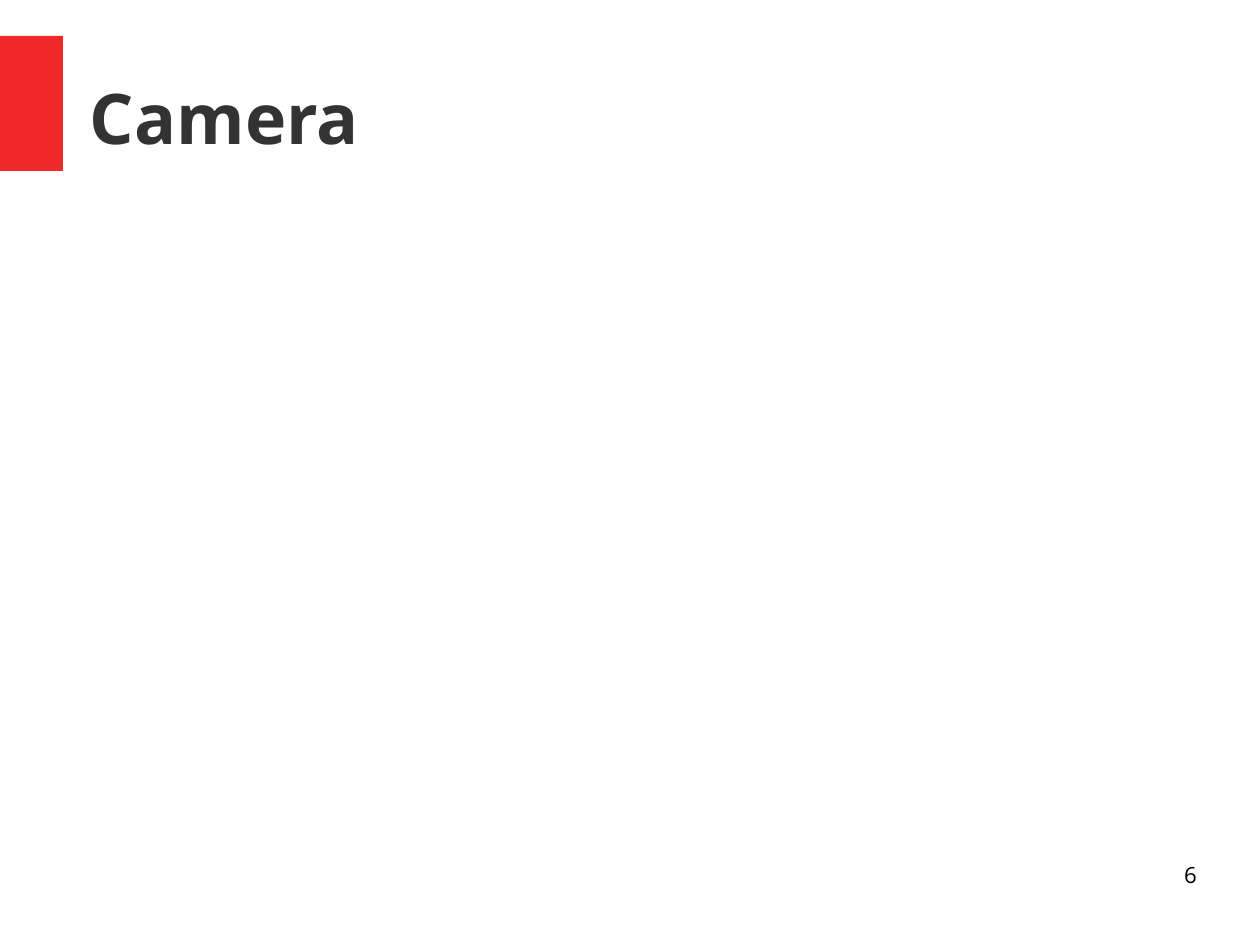
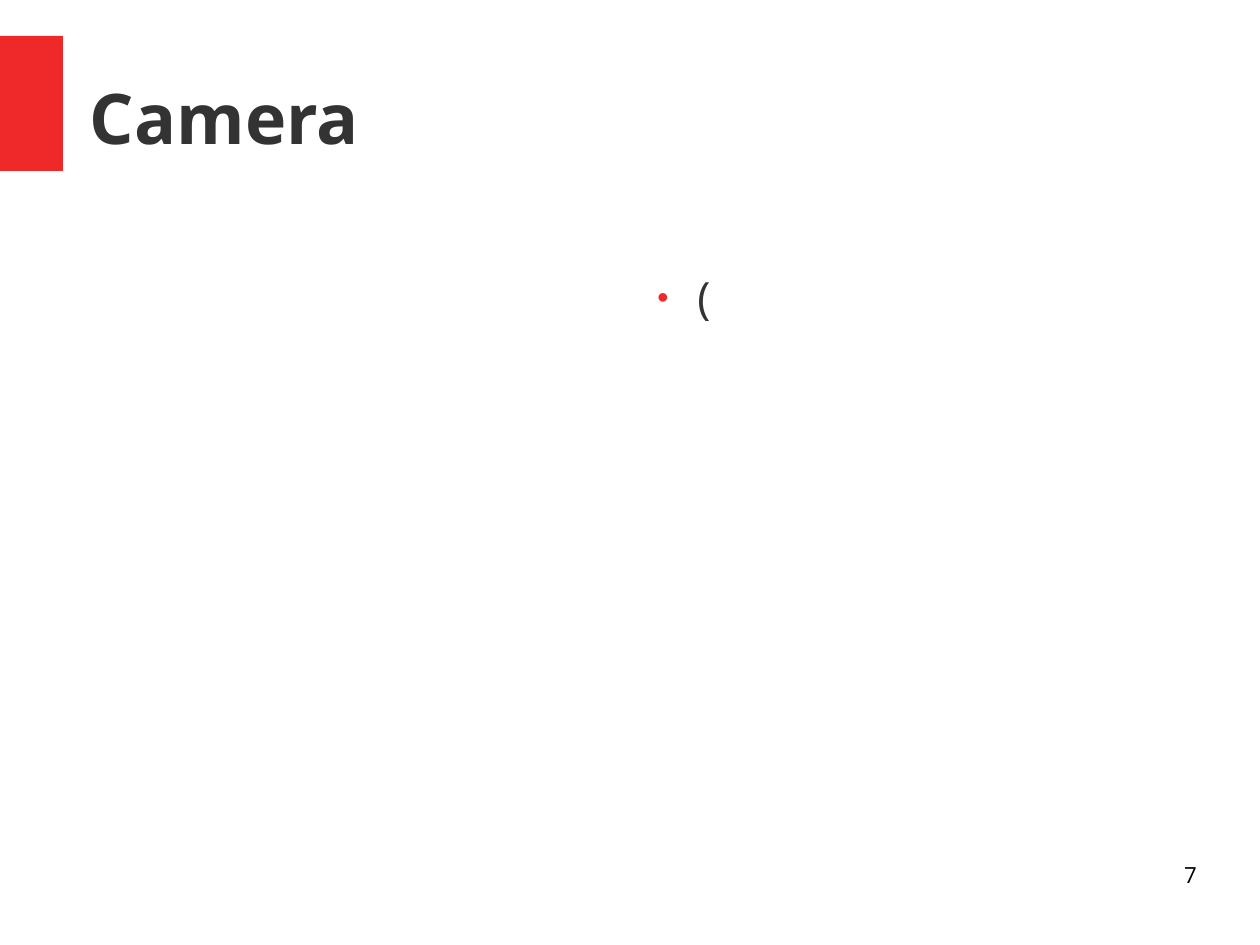
Before and after one commit to Samulus/tetromino, a slide deck: slide 7 of Media/design_document.odp (slide 6 before the commit). Drawn at 1260x945 pixels with LibreOffice and Linux fonts; fonts in the diff are those of the drawing. Boxes give left, top, right and bottom in pixels: in the first picture for what was removed or moved away, otherwise in the second. Text is boxed around its words. In the diff, an @@ line names an element or a change of style, - is before the commit and + after.

```diff
--- a/Media/design_document.odp
+++ b/Media/design_document.odp
@@ text added at (644, 270, 1171, 819), 28 pt, text #333333 @@
+● (
@@ page number at (1184, 867, 1197, 883): text changed @@
-6
+7
```
Also in this commit, not shown: 2 other slides changed, 2 slides added, 1 slide removed, 10 other files.
